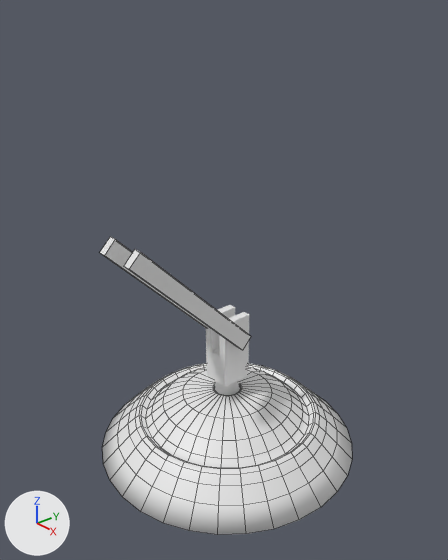
One commit to the Blender file AnimatedLamp.blend: the scene before it, then after it.
The view is the same before and after, from a 50 mm lens placed at (1.521, -1.34, 1.639), pointed at (0.011, -0.027, 0.716). The axes (+X, +Y, +Z) are drawn at lower left. The lights are the same throughout. Mesh edges are drawn as thin lines on the coarser meshes.

The first picture shows 'Lamp Base', 'Lower Arm', 'Stem'.
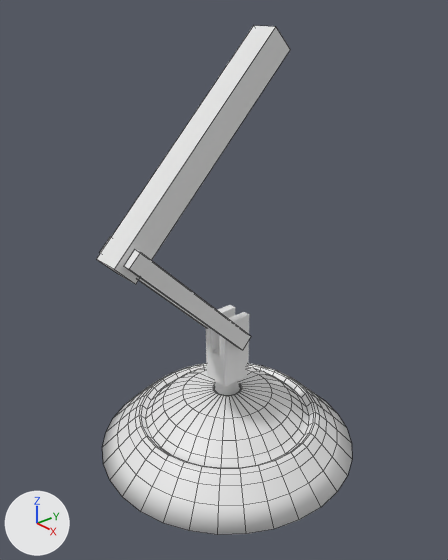
Location of each change, (x1, y1, x2, y2) in pixels of the pictures (448 x 560 px):
'Upper Arm', added
    after: (97, 26, 290, 284)

What the commit changed:
Mesh me_cube is new.
It is a box spanning x -1.0..1.0, y -17.1..1.0, z -1.0..1.0.
Object 'Upper Arm' (ob_upper_arm) is new; it shows me_cube.
Its location is (0.0, -0.417, 0.904).
Its rotation in degrees is (45, 0, 0).
Its scale is (-0.05, -0.05, -0.05).
